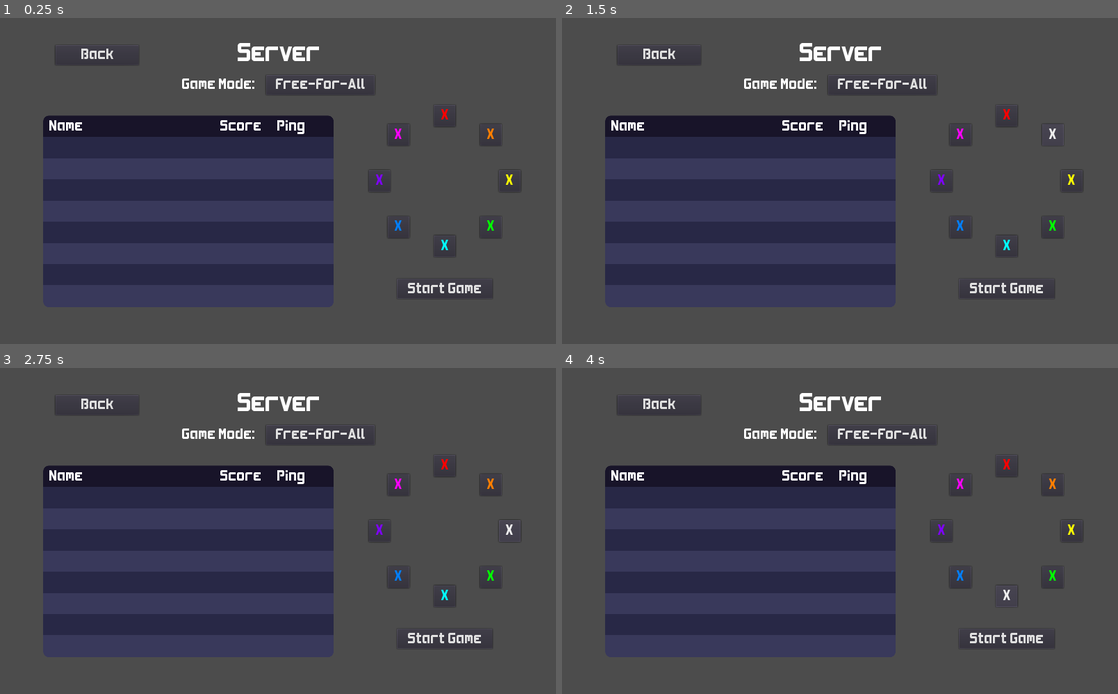
Above: before the commit, frames 1-4 (two rows, left to right).
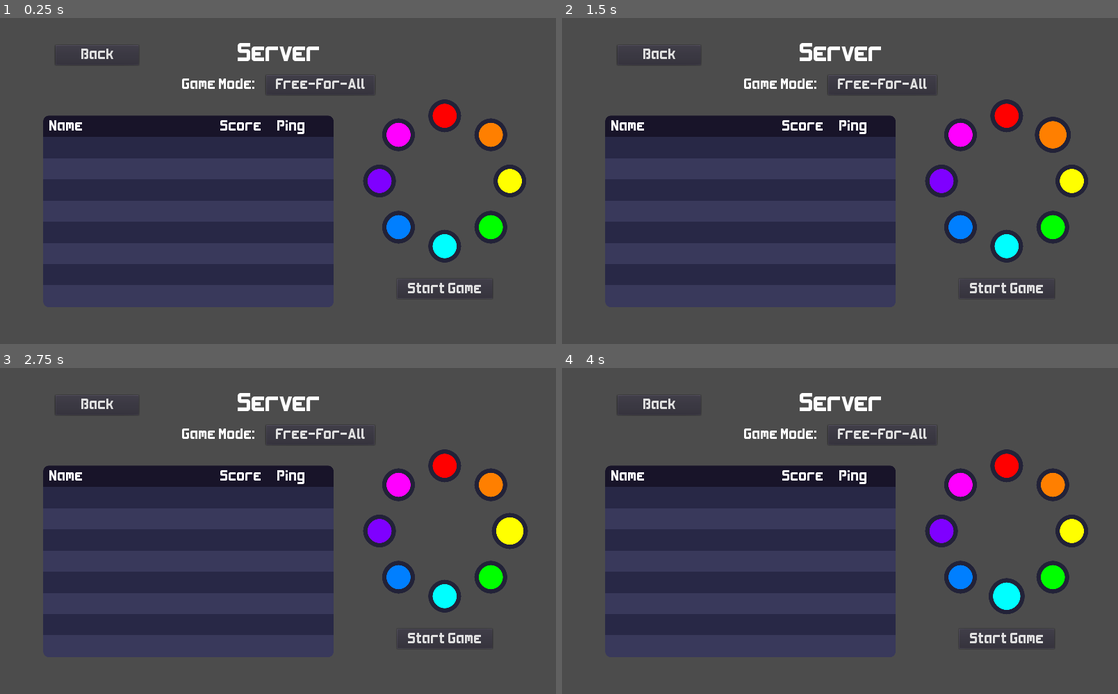
Above: after the commit, the same moments.

Repository: kdreese/godot-3D-shooter-project
Game: Godot game, scene res://src/states/Lobby.tscn
Two runs of this game, one before a commit and one after it. Both use one fixed random seed, a clock stepped at 60 frames per second and the inputs below. This scene is started directly instead of the project's main scene.
Inputs (mouse positions are in pixels of both pictures, inside the frame that each line leads up to):
- Up to frame 1 (0.25 s): no input
- Up to frame 2 (1.5 s): click (1006, 115) at 0.5 s; click (1051, 135) at 1.25 s
- Up to frame 3 (2.75 s): click (511, 531) at 2 s
- Up to frame 4 (4 s): click (1051, 576) at 2.75 s; click (1006, 596) at 3.5 s

The runs differ from the first frame. In frame 1, 3.4% of the frame differs, in the area x 65-95%, y 24-76%; in frame 2, 3.5%; in frame 3, 3.5%; in frame 4, 3.5%.

Commit message:
Added color buttons.

Diff:
--- a/project.godot
+++ b/project.godot
@@ -9,6 +9,11 @@
 config_version=4
 
 _global_script_classes=[ {
+"base": "Button",
+"class": "ColorButton",
+"language": "GDScript",
+"path": "res://src/objects/ColorButton.gd"
+}, {
 "base": "Control",
 "class": "Lobby",
 "language": "GDScript",
@@ -30,6 +35,7 @@
 "path": "res://src/objects/Target.gd"
 } ]
 _global_script_class_icons={
+"ColorButton": "",
 "Lobby": "",
 "MultiplayerInfoClass": "",
 "Scoreboard": "",
--- /dev/null
+++ b/resources/ui_themes/ColorButtonStylebox.tres
@@ -0,0 +1,17 @@
+[gd_resource type="StyleBoxFlat" format=2]
+
+[resource]
+content_margin_left = 0.0
+content_margin_right = 0.0
+content_margin_top = 0.0
+content_margin_bottom = 0.0
+bg_color = Color( 1, 1, 1, 1 )
+border_width_left = 8
+border_width_top = 8
+border_width_right = 8
+border_width_bottom = 8
+border_color = Color( 0.137255, 0.137255, 0.223529, 1 )
+corner_radius_top_left = 50
+corner_radius_top_right = 50
+corner_radius_bottom_right = 50
+corner_radius_bottom_left = 50
--- /dev/null
+++ b/src/objects/ColorButton.gd
@@ -0,0 +1,40 @@
+extends Button
+class_name ColorButton
+
+const BUTTON_RADIUS: float = 30.0
+const HOVER_SCALE: float = 1.1
+const PRESSED_SCALE: float = 1.05
+
+var stylebox: StyleBox = preload("res://resources/ui_themes/ColorButtonStylebox.tres")
+
+var global_center_position: Vector2
+
+
+func _ready() -> void:
+	connect("mouse_entered", self, "set_size_info", [HOVER_SCALE])
+	connect("mouse_exited", self, "set_size_info", [1.0])
+	pass
+
+
+# Set the initial color of the button.
+func init(color: Color, center_position: Vector2) -> void:
+	var new_stylebox = stylebox.duplicate()
+	new_stylebox.bg_color = color
+	add_stylebox_override("normal", new_stylebox)
+	add_stylebox_override("focus", new_stylebox)
+	add_stylebox_override("pressed", new_stylebox)
+	add_stylebox_override("hover", new_stylebox)
+	var disabled_stylebox = stylebox.duplicate()
+	disabled_stylebox.bg_color = color.darkened(0.666) # 😈
+	add_stylebox_override("disabled", disabled_stylebox)
+	global_center_position = center_position
+	set_size_info(1.0)
+
+
+# Set the scale of the button, while preserving the center position.
+func set_size_info(scale: float) -> void:
+	var true_scale = scale
+	if disabled:
+		true_scale = 1.0
+	rect_size = 2 * BUTTON_RADIUS * true_scale * Vector2(1.0, 1.0)
+	rect_global_position = global_center_position - BUTTON_RADIUS * true_scale * Vector2(1.0, 1.0)
--- /dev/null
+++ b/src/objects/ColorButton.tscn
@@ -0,0 +1,11 @@
+[gd_scene load_steps=2 format=2]
+
+[ext_resource path="res://src/objects/ColorButton.gd" type="Script" id=2]
+
+[node name="ColorButton" type="Button"]
+margin_left = -50.0
+margin_top = -50.0
+margin_right = 50.0
+margin_bottom = 50.0
+rect_min_size = Vector2( 100, 100 )
+script = ExtResource( 2 )
--- a/src/states/Lobby.gd
+++ b/src/states/Lobby.gd
@@ -175,16 +175,13 @@
 func generate_button_grid() -> void:
 	for angle_idx in range(len(COLORS)):
 		var angle := (2 * PI / len(COLORS)) * angle_idx
-		var button := Button.new()
+		# Center it at a distance BUTTON_CIRCLE_RADIUS away from the center of the container.
+		var grid_global_center := button_circle.rect_global_position + 0.5 * button_circle.rect_size
+		var button := ColorButton.new()
 		button_circle.add_child(button)
 		# Set the properties (name, text, color)
 		button.name = str(angle_idx)
-		button.text = "X"
-		button.add_color_override("font_color", COLORS[angle_idx])
-		button.rect_min_size = Vector2(BUTTON_SIZE, BUTTON_SIZE)
-		# Center it at a distance BUTTON_CIRCLE_RADIUS away from the center of the container.
-		var center := 0.5 * (button_circle.rect_size - Vector2(BUTTON_SIZE, BUTTON_SIZE))
-		button.rect_position = center - BUTTON_CIRCLE_RADIUS * Vector2(-sin(angle), cos(angle))
+		button.init(COLORS[angle_idx], grid_global_center - BUTTON_CIRCLE_RADIUS * Vector2(-sin(angle), cos(angle)))
 		var error := button.connect("button_down", self, "on_color_button_press", [angle_idx])
 		assert(not error)
 
